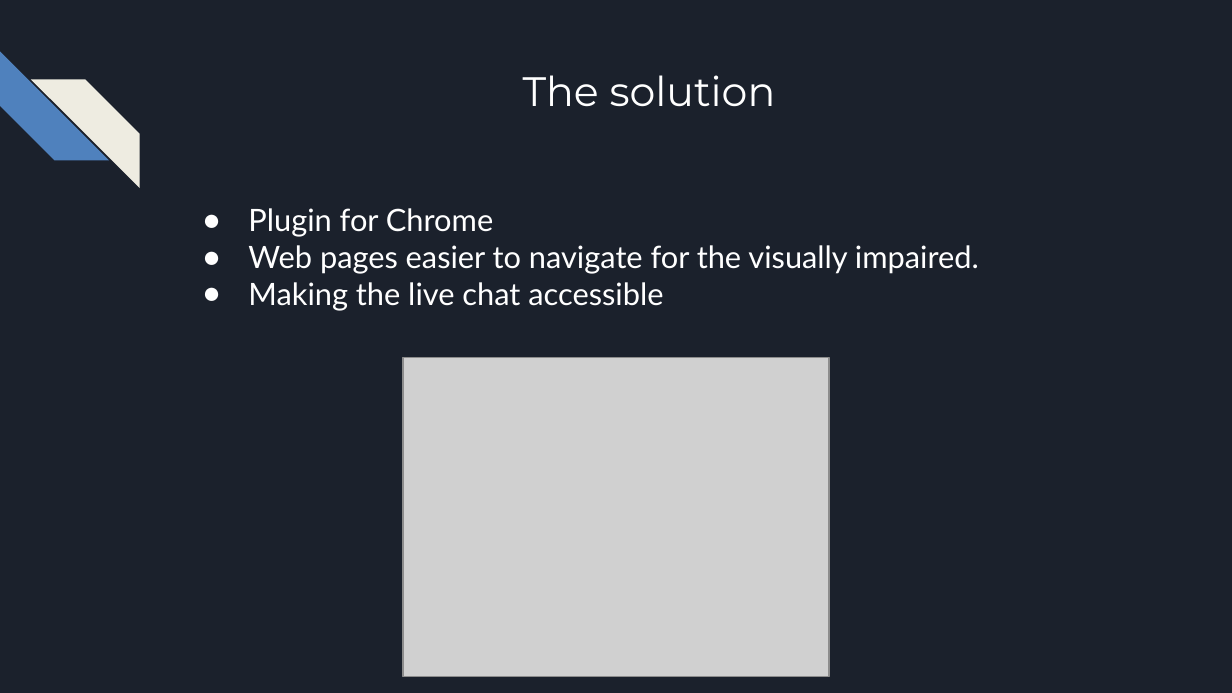
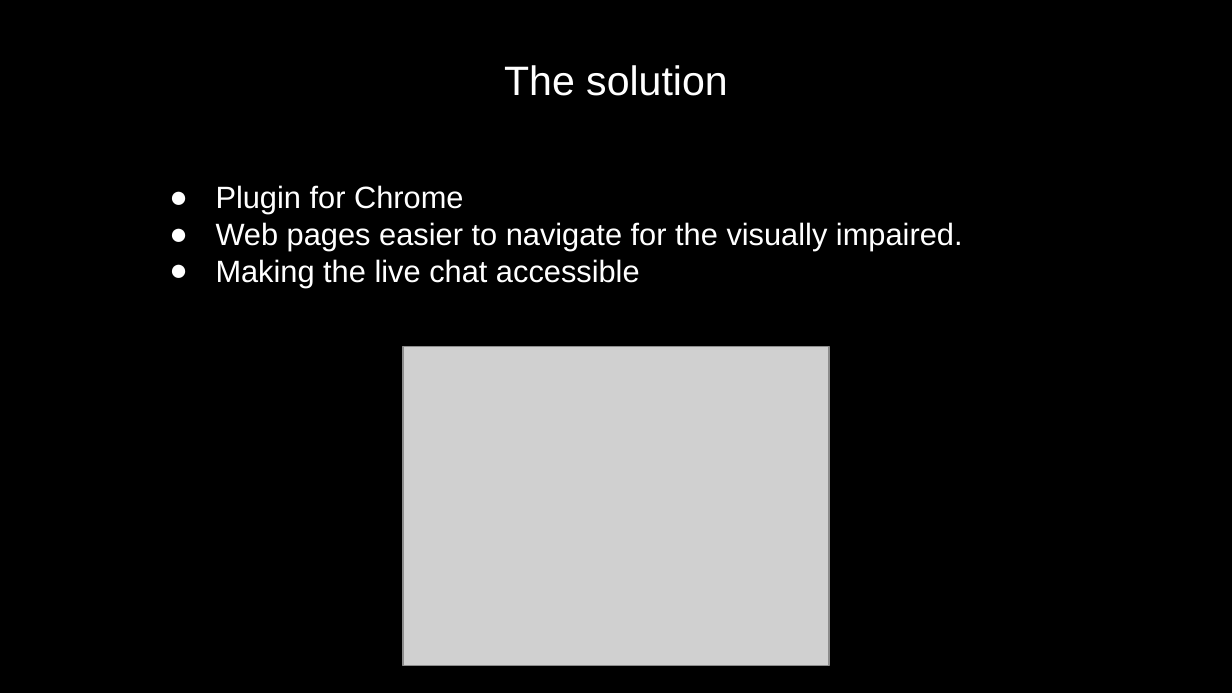
Before and after one commit to glasgow2017/team-8, a slide deck: slide 3 of presentation/Cyclops.pptx. Drawn at 1232x693 pixels with LibreOffice and Linux fonts; fonts in the diff are those of the drawing; grey boxes stand for pictures; background and template pictures are left out. Boxes give left, top, right and bottom in pixels: in the first picture for what was removed or moved away, otherwise in the second. Text is boxed around its words. In the diff, an @@ line names an element or a change of style, - is before the commit and + after.

```diff
--- a/presentation/Cyclops.pptx
+++ b/presentation/Cyclops.pptx
@@ background #1B212C to picture (left out) @@
@@ diag stripe removed at [0, 52, 108, 160] @@
@@ text "The solution": place and size @@
-text "The solution" at [523, 75, 776, 107]
+text "The solution" at [504, 65, 728, 96]
@@ text "The solution" at [504, 65, 728, 96]: font Montserrat to Arial @@
@@ diag stripe removed at [31, 79, 139, 187] @@
@@ text "Plugin for Chrome": place and size @@
-text "Plugin for Chrome" at [248, 208, 979, 311]
+text "Plugin for Chrome" at [216, 185, 963, 288]
@@ text "Plugin for Chrome" at [216, 185, 963, 288]: font Lato to Arial @@
@@ picture: place and size @@
-picture at [403, 357, 829, 676]
+picture at [403, 346, 829, 665]
```
Also in this commit, not shown: 4 other slides changed, 4 slides added, 3 slides removed.
